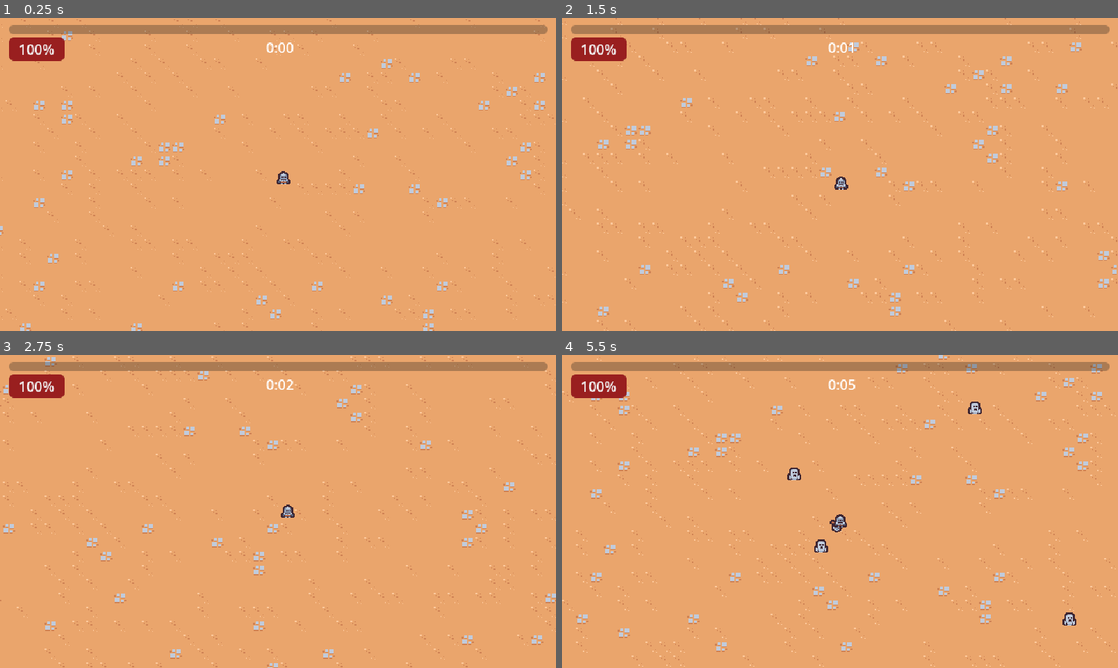
Above: before the commit, frames 1-4 (two rows, left to right).
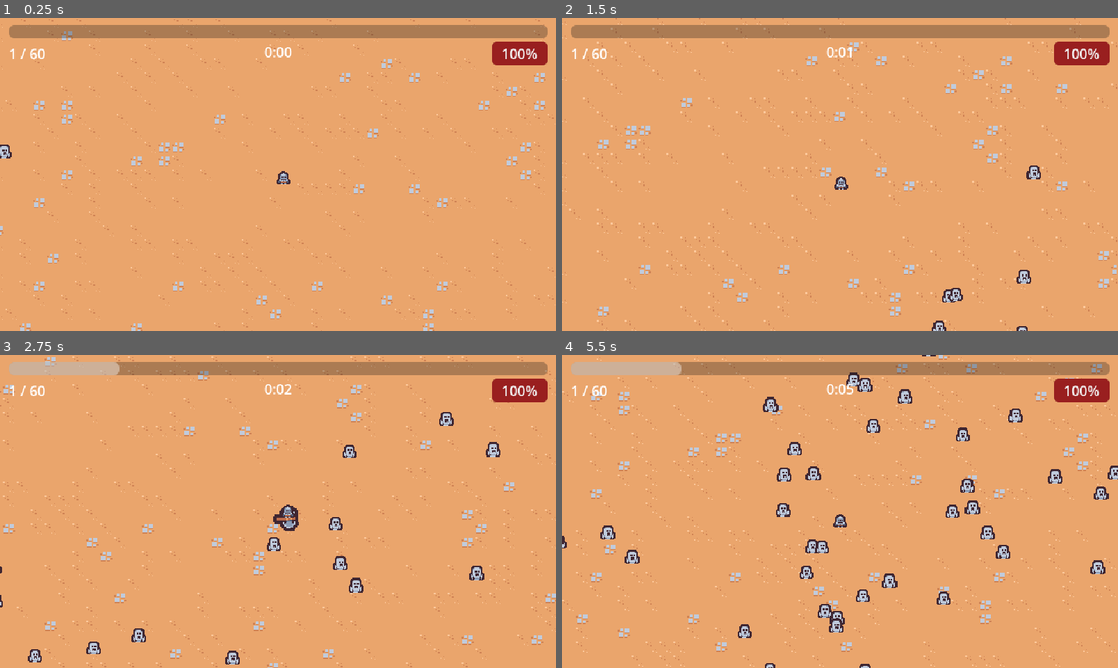
Above: after the commit, the same moments.

Repository: Fizzzo42/3DayGame
Game: Godot game, scene res://scenes/Main.tscn
The game is run twice, just before and just after one commit, with the same random seed, the same clock (stepped at 60 frames per second) and the same inputs.
Inputs:
- Up to frame 1 (0.25 s): no input
- Up to frame 2 (1.5 s): hold Right (move_right) 0.53-1.28 s; hold Down (move_down) from 1.28 s (still down)
- Up to frame 3 (2.75 s): release Down (move_down) at 2.03 s; hold Right (move_right) from 2.03 s (still down)
- Up to frame 4 (5.5 s): release Right (move_right) at 2.78 s; hold Up (move_up) 2.78-3.53 s; hold Left (move_left) 3.53-5.03 s; hold Down (move_down) from 5.03 s (still down)

The runs differ from the first frame. In frame 1, 3.0% of the frame differs, in the area x 0-99%, y 2-45%; in frame 2, 3.3%; in frame 3, 4.9%; in frame 4, 6.8%, in the area x 0-100%, y 0-100%.

Commit message:
added levelup concept

Diff:
--- a/scenes/AttackAnimation.gd
+++ /dev/null
@@ -1,20 +0,0 @@
-extends Node2D
-class_name AttackAnimation
-
-var initial_rotation
-
-func _ready():
-	%Area2D.body_entered.connect(enemy_entered)
-	rotation = initial_rotation
-
-func _process(delta):
-	var player = get_tree().get_first_node_in_group("player") as Node2D
-
-	if player == null:
-		return
-
-	global_position = player.global_position
-
-
-func enemy_entered(enemy: Node2D):
-	enemy.queue_free()
--- a/scenes/Main.tscn
+++ b/scenes/Main.tscn
@@ -1,13 +1,13 @@
 [gd_scene load_steps=9 format=3 uid="uid://dj5dmxxt7s15b"]
 
-[ext_resource type="PackedScene" uid="uid://dnkimc770c5fn" path="res://scenes/player.tscn" id="1_acw7c"]
+[ext_resource type="PackedScene" uid="uid://dnkimc770c5fn" path="res://scenes/entities/player.tscn" id="1_acw7c"]
 [ext_resource type="TileSet" uid="uid://cnck0vgnmatmp" path="res://resources/tileset.tres" id="1_n6qf1"]
 [ext_resource type="PackedScene" uid="uid://6nb8mod42s8r" path="res://scenes/game_camera.tscn" id="3_m8vnb"]
-[ext_resource type="PackedScene" uid="uid://cwlxlop5hat6d" path="res://scenes/enemy.tscn" id="4_lv0i1"]
-[ext_resource type="PackedScene" uid="uid://b745xtgg3uoxg" path="res://scenes/EnemySpawner.tscn" id="5_rubgd"]
+[ext_resource type="PackedScene" uid="uid://cwlxlop5hat6d" path="res://scenes/entities/enemy.tscn" id="4_lv0i1"]
+[ext_resource type="PackedScene" uid="uid://b745xtgg3uoxg" path="res://scenes/entities/EnemySpawner.tscn" id="5_rubgd"]
 [ext_resource type="PackedScene" uid="uid://sba4twtlf80m" path="res://scenes/UI.tscn" id="6_4gr5o"]
-[ext_resource type="PackedScene" uid="uid://bxgowh2r6hu52" path="res://scenes/AttackController.tscn" id="7_1cmcy"]
-[ext_resource type="PackedScene" uid="uid://dfvx5afhutwiw" path="res://scenes/AttackAnimation.tscn" id="8_k1xh1"]
+[ext_resource type="PackedScene" uid="uid://bxgowh2r6hu52" path="res://scenes/animation/AttackController.tscn" id="7_1cmcy"]
+[ext_resource type="PackedScene" uid="uid://dfvx5afhutwiw" path="res://scenes/animation/AttackAnimation.tscn" id="8_k1xh1"]
 
 [node name="Main" type="Node"]
 
--- a/scenes/UI.tscn
+++ b/scenes/UI.tscn
@@ -27,11 +27,13 @@
 layout_mode = 2
 
 [node name="HFlowContainer2" type="HBoxContainer" parent="MarginContainer/VBoxContainer"]
+custom_minimum_size = Vector2(620, 2.08165e-12)
 layout_mode = 2
 
-[node name="ProgressBar" type="ProgressBar" parent="MarginContainer/VBoxContainer/HFlowContainer2"]
-custom_minimum_size = Vector2(620, 10)
+[node name="ExperienceBar" type="ProgressBar" parent="MarginContainer/VBoxContainer/HFlowContainer2"]
+custom_minimum_size = Vector2(2.08165e-12, 15)
 layout_mode = 2
+size_flags_horizontal = 3
 show_percentage = false
 
 [node name="GridContainer" type="GridContainer" parent="MarginContainer/VBoxContainer"]
@@ -39,15 +41,13 @@
 size_flags_vertical = 2
 columns = 3
 
-[node name="HBoxContainer2" type="HBoxContainer" parent="MarginContainer/VBoxContainer/GridContainer"]
+[node name="HBoxContainer3" type="HBoxContainer" parent="MarginContainer/VBoxContainer/GridContainer"]
 layout_mode = 2
 size_flags_horizontal = 3
 
-[node name="Healthbar" type="ProgressBar" parent="MarginContainer/VBoxContainer/GridContainer/HBoxContainer2"]
-custom_minimum_size = Vector2(64, 24)
+[node name="LevelLabel" type="Label" parent="MarginContainer/VBoxContainer/GridContainer/HBoxContainer3"]
 layout_mode = 2
-theme_override_styles/fill = SubResource("StyleBoxFlat_pqdho")
-value = 100.0
+text = "1 / 60"
 
 [node name="HBoxContainer" type="HBoxContainer" parent="MarginContainer/VBoxContainer/GridContainer"]
 layout_mode = 2
@@ -61,3 +61,14 @@
 size_flags_vertical = 0
 text = "0:00"
 horizontal_alignment = 1
+
+[node name="HBoxContainer2" type="HBoxContainer" parent="MarginContainer/VBoxContainer/GridContainer"]
+layout_mode = 2
+size_flags_horizontal = 3
+alignment = 2
+
+[node name="HealthBar" type="ProgressBar" parent="MarginContainer/VBoxContainer/GridContainer/HBoxContainer2"]
+custom_minimum_size = Vector2(64, 24)
+layout_mode = 2
+theme_override_styles/fill = SubResource("StyleBoxFlat_pqdho")
+value = 100.0
--- /dev/null
+++ b/scenes/animation/AttackAnimation.gd
@@ -0,0 +1,29 @@
+extends Node2D
+class_name AttackAnimation
+
+var initial_rotation
+
+func _ready():
+	$Node2D/Area2D.body_entered.connect(enemy_entered)
+	rotation = initial_rotation
+	$AnimationPlayer.speed_scale = 2
+
+func _process(delta):
+	var player = get_player() as Player
+
+	if player == null:
+		return
+
+	global_position = player.global_position
+
+
+func enemy_entered(enemy: Node2D):
+	var player = get_player() as Player
+
+	if player != null:
+		player.increase_xp(10)
+
+	enemy.queue_free()
+
+func get_player():
+	return get_tree().get_first_node_in_group("player")
--- a/scenes/AttackAnimation.tscn
+++ b/scenes/animation/AttackAnimation.tscn
@@ -1,7 +1,7 @@
 [gd_scene load_steps=7 format=3 uid="uid://dfvx5afhutwiw"]
 
-[ext_resource type="Texture2D" uid="uid://cavcc3xlrddql" path="res://assets/axe.png" id="1_bmpi7"]
-[ext_resource type="Script" path="res://scenes/AttackAnimation.gd" id="1_qikfv"]
+[ext_resource type="Script" path="res://scenes/animation/AttackAnimation.gd" id="1_j2b0v"]
+[ext_resource type="Texture2D" uid="uid://cavcc3xlrddql" path="res://assets/axe.png" id="2_ntrd4"]
 
 [sub_resource type="Animation" id="Animation_ajtfx"]
 length = 0.001
@@ -107,7 +107,7 @@
 
 [node name="AttackAnimation" type="Node2D"]
 position = Vector2(0, -8)
-script = ExtResource("1_qikfv")
+script = ExtResource("1_j2b0v")
 
 [node name="AnimationPlayer" type="AnimationPlayer" parent="."]
 autoplay = "attack"
@@ -119,10 +119,9 @@
 
 [node name="Sprite2D" type="Sprite2D" parent="Node2D"]
 position = Vector2(8, 0)
-texture = ExtResource("1_bmpi7")
+texture = ExtResource("2_ntrd4")
 
 [node name="Area2D" type="Area2D" parent="Node2D"]
-unique_name_in_owner = true
 position = Vector2(1.48889, 2.75558)
 scale = Vector2(0.883776, 0.883776)
 collision_layer = 0
--- a/scenes/AttackController.gd
+++ b/scenes/animation/AttackController.gd
@@ -14,7 +14,7 @@
 
 
 func is_attack_possible(enemies: Array[Node]):
-	return enemies.size() > 0
+	return enemies != null and enemies.size() > 0
 
 
 func perform_attack(player: Node2D, enemies: Array[Node]):
@@ -37,7 +37,7 @@
 
 func get_enemies_in_range(player: Node2D):
 	if player == null:
-		return
+		return [] as Array[Node]
 
 	var enemies = get_tree().get_nodes_in_group('enemy')
 	enemies = enemies.filter(func(enemy: Node2D):
--- a/scenes/AttackController.tscn
+++ b/scenes/animation/AttackController.tscn
@@ -1,9 +1,9 @@
 [gd_scene load_steps=2 format=3 uid="uid://bxgowh2r6hu52"]
 
-[ext_resource type="Script" path="res://scenes/AttackController.gd" id="1_vglvc"]
+[ext_resource type="Script" path="res://scenes/animation/AttackController.gd" id="1_fwml0"]
 
 [node name="AttackController" type="Node"]
-script = ExtResource("1_vglvc")
+script = ExtResource("1_fwml0")
 
 [node name="Timer" type="Timer" parent="."]
 one_shot = true
--- /dev/null
+++ b/scenes/animation/SwordShooting.gd
@@ -0,0 +1,36 @@
+extends Area2D
+class_name SwordShooting
+
+const ACCELERATION_SPEED = 5 # low = slower
+const MIN_SHOOTOUT_RANGE = 100
+const MAX_SHOOTOUT_RANGE = 200
+const ROTATION_SPEED = 5
+var target_position = Vector2(0, 0)
+
+
+func _ready():
+	self.body_entered.connect(enemy_entered)
+	var player = get_player() as Player
+	target_position = player.global_position + Vector2.from_angle(randf_range(0, 360)) * randi_range(MIN_SHOOTOUT_RANGE, MAX_SHOOTOUT_RANGE)
+	global_position = player.global_position
+
+
+
+func _process(delta):
+	global_position = global_position.lerp(target_position, 1 - exp(-delta * ACCELERATION_SPEED))
+	rotation+= delta * ROTATION_SPEED
+
+
+func enemy_entered(enemy: Node2D):
+	if not enemy.is_class('CharacterBody2D'):
+		return
+
+	var player = get_player() as Player
+
+	if player != null:
+		player.increase_xp(1)
+
+	enemy.queue_free()
+
+func get_player():
+	return get_tree().get_first_node_in_group("player")
--- /dev/null
+++ b/scenes/animation/SwordShooting.tscn
@@ -0,0 +1,99 @@
+[gd_scene load_steps=7 format=3 uid="uid://dhpjtgs6hhrqt"]
+
+[ext_resource type="Script" path="res://scenes/animation/SwordShooting.gd" id="1_agtqr"]
+[ext_resource type="Texture2D" uid="uid://c8fpfjj1v70b" path="res://assets/sword.png" id="2_qvof4"]
+
+[sub_resource type="Animation" id="Animation_uy56t"]
+length = 0.001
+tracks/0/type = "value"
+tracks/0/imported = false
+tracks/0/enabled = true
+tracks/0/path = NodePath("Sprite2D:scale")
+tracks/0/interp = 1
+tracks/0/loop_wrap = true
+tracks/0/keys = {
+"times": PackedFloat32Array(0),
+"transitions": PackedFloat32Array(1),
+"update": 0,
+"values": [Vector2(1, 1)]
+}
+tracks/1/type = "value"
+tracks/1/imported = false
+tracks/1/enabled = true
+tracks/1/path = NodePath("Sprite2D:skew")
+tracks/1/interp = 1
+tracks/1/loop_wrap = true
+tracks/1/keys = {
+"times": PackedFloat32Array(0),
+"transitions": PackedFloat32Array(1),
+"update": 0,
+"values": [0.0]
+}
+
+[sub_resource type="Animation" id="Animation_h4inp"]
+resource_name = "shoot_out"
+step = 0.05
+tracks/0/type = "value"
+tracks/0/imported = false
+tracks/0/enabled = true
+tracks/0/path = NodePath("Sprite2D:scale")
+tracks/0/interp = 2
+tracks/0/loop_wrap = true
+tracks/0/keys = {
+"times": PackedFloat32Array(0, 0.25, 0.5, 0.75, 1),
+"transitions": PackedFloat32Array(1, 1, 1, 1, 1),
+"update": 0,
+"values": [Vector2(1, 1), Vector2(1.1, 1.1), Vector2(1, 1), Vector2(1.1, 1.1), Vector2(1, 1)]
+}
+tracks/1/type = "value"
+tracks/1/imported = false
+tracks/1/enabled = true
+tracks/1/path = NodePath("Sprite2D:skew")
+tracks/1/interp = 2
+tracks/1/loop_wrap = true
+tracks/1/keys = {
+"times": PackedFloat32Array(0, 0.25, 0.75, 1),
+"transitions": PackedFloat32Array(1, 1, 1, 1),
+"update": 0,
+"values": [0.0, -0.0872665, 0.0872665, 0.0]
+}
+tracks/2/type = "method"
+tracks/2/imported = false
+tracks/2/enabled = true
+tracks/2/path = NodePath(".")
+tracks/2/interp = 1
+tracks/2/loop_wrap = true
+tracks/2/keys = {
+"times": PackedFloat32Array(1),
+"transitions": PackedFloat32Array(1),
+"values": [{
+"args": [],
+"method": &"queue_free"
+}]
+}
+
+[sub_resource type="AnimationLibrary" id="AnimationLibrary_ca0yi"]
+_data = {
+"RESET": SubResource("Animation_uy56t"),
+"shoot_out": SubResource("Animation_h4inp")
+}
+
+[sub_resource type="RectangleShape2D" id="RectangleShape2D_nkjij"]
+size = Vector2(8, 16)
+
+[node name="SwordShooting" type="Area2D"]
+collision_layer = 0
+collision_mask = 5
+script = ExtResource("1_agtqr")
+
+[node name="AnimationPlayer" type="AnimationPlayer" parent="."]
+autoplay = "shoot_out"
+libraries = {
+"": SubResource("AnimationLibrary_ca0yi")
+}
+
+[node name="Sprite2D" type="Sprite2D" parent="."]
+texture = ExtResource("2_qvof4")
+
+[node name="CollisionShape2D" type="CollisionShape2D" parent="."]
+shape = SubResource("RectangleShape2D_nkjij")
--- a/scenes/enemy.tscn
+++ /dev/null
@@ -1,32 +0,0 @@
-[gd_scene load_steps=5 format=3 uid="uid://cwlxlop5hat6d"]
-
-[ext_resource type="Script" path="res://scenes/enemy.gd" id="1_qrtrx"]
-[ext_resource type="Texture2D" uid="uid://csfi1msavyar7" path="res://assets/enemy.png" id="1_y4r2y"]
-
-[sub_resource type="CircleShape2D" id="CircleShape2D_xbng4"]
-radius = 4.0
-
-[sub_resource type="CircleShape2D" id="CircleShape2D_u6vis"]
-radius = 6.0
-
-[node name="Enemy" type="CharacterBody2D" groups=["enemy"]]
-collision_layer = 12
-collision_mask = 9
-motion_mode = 1
-script = ExtResource("1_qrtrx")
-
-[node name="Sprite2D" type="Sprite2D" parent="."]
-position = Vector2(0, -1)
-texture = ExtResource("1_y4r2y")
-
-[node name="CollisionShape2D" type="CollisionShape2D" parent="."]
-shape = SubResource("CircleShape2D_xbng4")
-
-[node name="Area2D" type="Area2D" parent="."]
-collision_layer = 0
-collision_mask = 2
-
-[node name="CollisionShape2D" type="CollisionShape2D" parent="Area2D"]
-shape = SubResource("CircleShape2D_u6vis")
-
-[connection signal="body_shape_entered" from="Area2D" to="." method="_on_area_2d_body_shape_entered"]
--- a/scenes/EnemySpawner.tscn
+++ b/scenes/entities/EnemySpawner.tscn
@@ -1,9 +1,10 @@
 [gd_scene load_steps=2 format=3 uid="uid://b745xtgg3uoxg"]
 
-[ext_resource type="Script" path="res://scenes/EnemySpawner.gd" id="1_kl46w"]
+[ext_resource type="Script" path="res://scenes/entities/EnemySpawner.gd" id="1_kl46w"]
 
 [node name="EnemySpawner" type="Node"]
 script = ExtResource("1_kl46w")
 
 [node name="Timer" type="Timer" parent="."]
+wait_time = 0.1
 autostart = true
--- a/scenes/enemy.gd
+++ b/scenes/entities/enemy.gd
@@ -1,4 +1,5 @@
 extends CharacterBody2D
+class_name Enemy
 
 const MAX_SPEED = 50
 const SHOOT_BACK_SPEED = 1000
@@ -22,7 +23,7 @@
 	var player_position = get_player_global_position()
 	var propel_direction = player_position - global_position
 
-	var player_node = get_player() as CharacterBody2D
+	var player_node = get_player() as Player
 	player_node.velocity = propel_direction.normalized() * SHOOT_BACK_SPEED
 
 	player_node.take_damage(10)
--- /dev/null
+++ b/scenes/entities/enemy.tscn
@@ -0,0 +1,75 @@
+[gd_scene load_steps=8 format=3 uid="uid://cwlxlop5hat6d"]
+
+[ext_resource type="Script" path="res://scenes/entities/enemy.gd" id="1_qrtrx"]
+[ext_resource type="Texture2D" uid="uid://csfi1msavyar7" path="res://assets/enemy.png" id="1_y4r2y"]
+
+[sub_resource type="CircleShape2D" id="CircleShape2D_xbng4"]
+radius = 4.0
+
+[sub_resource type="CircleShape2D" id="CircleShape2D_u6vis"]
+radius = 6.0
+
+[sub_resource type="Animation" id="Animation_7uhfg"]
+resource_name = "walk"
+loop_mode = 1
+tracks/0/type = "value"
+tracks/0/imported = false
+tracks/0/enabled = true
+tracks/0/path = NodePath(".:scale")
+tracks/0/interp = 2
+tracks/0/loop_wrap = true
+tracks/0/keys = {
+"times": PackedFloat32Array(0, 0.5, 1),
+"transitions": PackedFloat32Array(1, 1, 1),
+"update": 0,
+"values": [Vector2(1, 1), Vector2(1.1, 1.1), Vector2(1, 1)]
+}
+
+[sub_resource type="Animation" id="Animation_gb2l5"]
+length = 0.001
+tracks/0/type = "value"
+tracks/0/imported = false
+tracks/0/enabled = true
+tracks/0/path = NodePath(".:scale")
+tracks/0/interp = 1
+tracks/0/loop_wrap = true
+tracks/0/keys = {
+"times": PackedFloat32Array(0),
+"transitions": PackedFloat32Array(1),
+"update": 0,
+"values": [Vector2(1, 1)]
+}
+
+[sub_resource type="AnimationLibrary" id="AnimationLibrary_1pmgj"]
+_data = {
+"RESET": SubResource("Animation_gb2l5"),
+"walk": SubResource("Animation_7uhfg")
+}
+
+[node name="Enemy" type="CharacterBody2D" groups=["enemy"]]
+collision_layer = 12
+collision_mask = 9
+motion_mode = 1
+script = ExtResource("1_qrtrx")
+
+[node name="Sprite2D" type="Sprite2D" parent="."]
+position = Vector2(0, -1)
+texture = ExtResource("1_y4r2y")
+
+[node name="CollisionShape2D" type="CollisionShape2D" parent="."]
+shape = SubResource("CircleShape2D_xbng4")
+
+[node name="Area2D" type="Area2D" parent="."]
+collision_layer = 0
+collision_mask = 2
+
+[node name="CollisionShape2D" type="CollisionShape2D" parent="Area2D"]
+shape = SubResource("CircleShape2D_u6vis")
+
+[node name="AnimationPlayer" type="AnimationPlayer" parent="."]
+autoplay = "walk"
+libraries = {
+"": SubResource("AnimationLibrary_1pmgj")
+}
+
+[connection signal="body_shape_entered" from="Area2D" to="." method="_on_area_2d_body_shape_entered"]
--- a/scenes/player.gd
+++ b/scenes/entities/player.gd
@@ -1,10 +1,15 @@
 extends CharacterBody2D
+class_name Player
 
 const MAX_MOVE_SPEED = 140
 const ACCELERATION_SMOOTHING = 30 #lower = smoother
 var hp = 100
+var xp = 0
+var level = 1
+const MAX_LEVEL = 50
 
 @export var ui: Node
+@export var sword_ability: PackedScene
 
 
 func _process(delta):
@@ -23,6 +28,27 @@
 
 func take_damage(damage: int):
 	hp -= damage
-	ui.find_child('Healthbar').value = hp
+	ui.find_child('HealthBar').value = hp
 	if hp <= 0:
 		queue_free()
+
+func increase_xp(xp: int):
+	self.xp += xp
+	if self.xp >= 100:
+		level_up()
+		self.xp -= 100
+
+	ui.find_child('ExperienceBar').value = self.xp
+
+func level_up():
+	ui.find_child('LevelLabel').text = str(level) + ' / ' + str(MAX_LEVEL)
+	level += 1
+	#spawn swords
+	for i in range(20):
+		Callable(spawn_sword).call_deferred()
+
+
+func spawn_sword():
+	var sword_instance = sword_ability.instantiate() as SwordShooting
+	if sword_instance != null:
+		get_parent().add_child(sword_instance)
--- a/scenes/player.tscn
+++ b/scenes/entities/player.tscn
@@ -1,7 +1,8 @@
-[gd_scene load_steps=4 format=3 uid="uid://dnkimc770c5fn"]
+[gd_scene load_steps=5 format=3 uid="uid://dnkimc770c5fn"]
 
 [ext_resource type="Texture2D" uid="uid://06abs1bxrpj1" path="res://assets/player.png" id="1_gn3vm"]
-[ext_resource type="Script" path="res://scenes/player.gd" id="1_ltl2f"]
+[ext_resource type="Script" path="res://scenes/entities/player.gd" id="1_ltl2f"]
+[ext_resource type="PackedScene" uid="uid://dhpjtgs6hhrqt" path="res://scenes/animation/SwordShooting.tscn" id="2_m4now"]
 
 [sub_resource type="CircleShape2D" id="CircleShape2D_ns3ro"]
 radius = 6.0
@@ -11,6 +12,7 @@
 collision_mask = 5
 motion_mode = 1
 script = ExtResource("1_ltl2f")
+sword_ability = ExtResource("2_m4now")
 
 [node name="Sprite2D" type="Sprite2D" parent="."]
 position = Vector2(0, 7)
Binary file added: assets/sword.png
Not shown, added: assets/sword.png.import
Renamed: scenes/EnemySpawner.gd -> scenes/entities/EnemySpawner.gd
